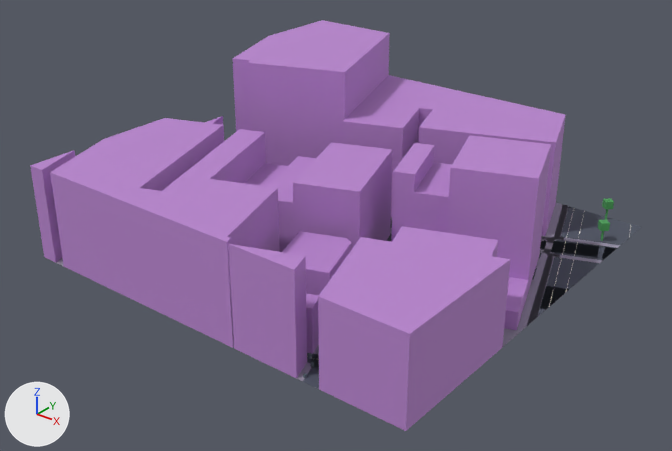
The glTF model public/maps/melbourne/chunks/6_-18.glb as it was, and as the next commit left it.
One viewpoint serves both versions: a 50 mm lens placed at (917.2, 1919.5, 119.4), pointed at (780.6, 2090.2, 13.5). Lighting does not change. The marker at lower left points along +X, +Y and +Z. The picture after the commit comes second. Where no turn or scale is listed for an object, it has been applied to the vertices. Vertices at exactly the same position are counted once.

Objects in the first picture: 'compiled-chunk'.
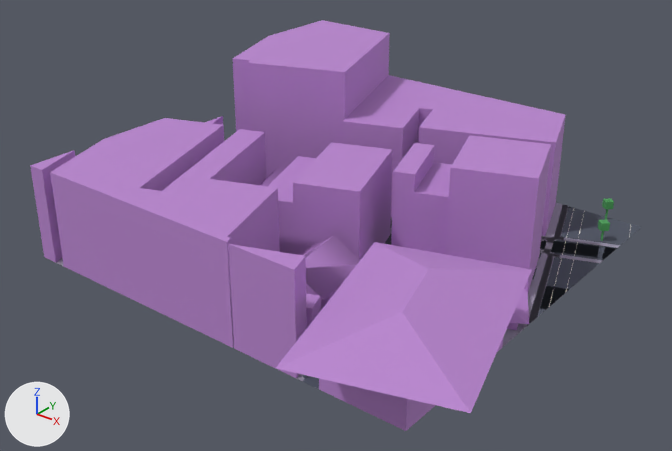
Where the newer file only moved an object's origin or applied its transform, the numbers keep the older frame.

Changed parts and their boxes (x1, y1, x2, y2) in the pictures (672 x 451 px):
part 1 of me_mesh_0, reshaped: before (244, 163, 528, 431); after (259, 165, 532, 431)

Edits to the bpy script that builds the scene:
```text
Change me_mesh_0:
    used by ob_compiled_chunk; location = (774.0, 2106.3, 21.8)
    remove me_mesh_0.from_pydata(...)  # 1452 vertices, 2107 faces; spans x -60.0..60.0, y -60.3..60.3, z -21.3..21.3
    add me_mesh_0.from_pydata(...)  # 1475 vertices, 2129 faces; spans x -60.0..78.0, y -78.4..60.3, z -21.3..21.3
    me_mesh_0 part 1
    2 vertices are removed from x -27.0..10.2, y -40.7..-36.7, z -21.2
    12 faces are deleted
    12 vertices in x 4.1..60.0, y -60.3..-15.0, z -6.3..1.7 move by (0.0, 0.0, -6.0)
    5 vertices in x 19.1..58.9, y -25.4..2.5, z -16.3 move by (0.0, 0.0, -3.0)
    4 vertices in x -30.2..-10.0, y -31.9..0.9, z -4.3 move by (0.0, 0.0, -5.5)
    1 vertex moves from x 56.1, y -23.0, z 1.7 to x 56.1, y -22.9, z -4.3
    25 vertices are added at x -31.1..78.0, y -78.4..7.9, z -21.2..1.7
    4 new faces join them, mat_asphalt (greyish blue #4f5563)
    24 new faces join them, mat_commercial (purple #b985cf)
    6 new faces join them, mat_marking (white #f8f6e5)
```
